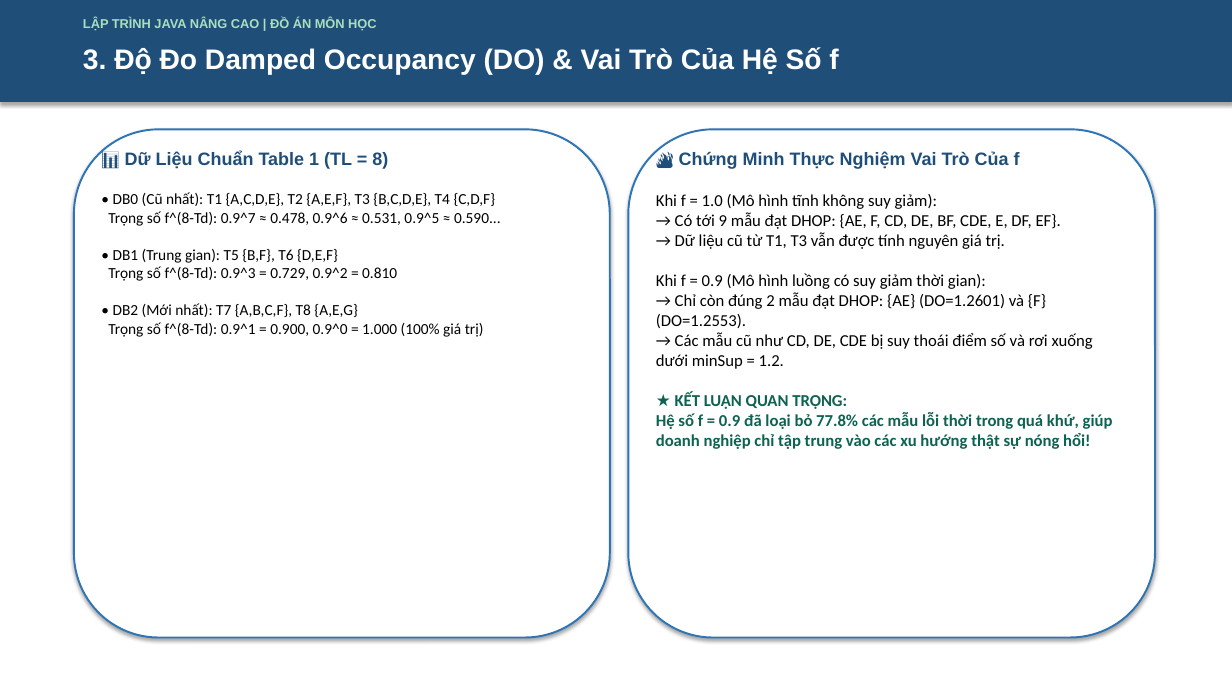
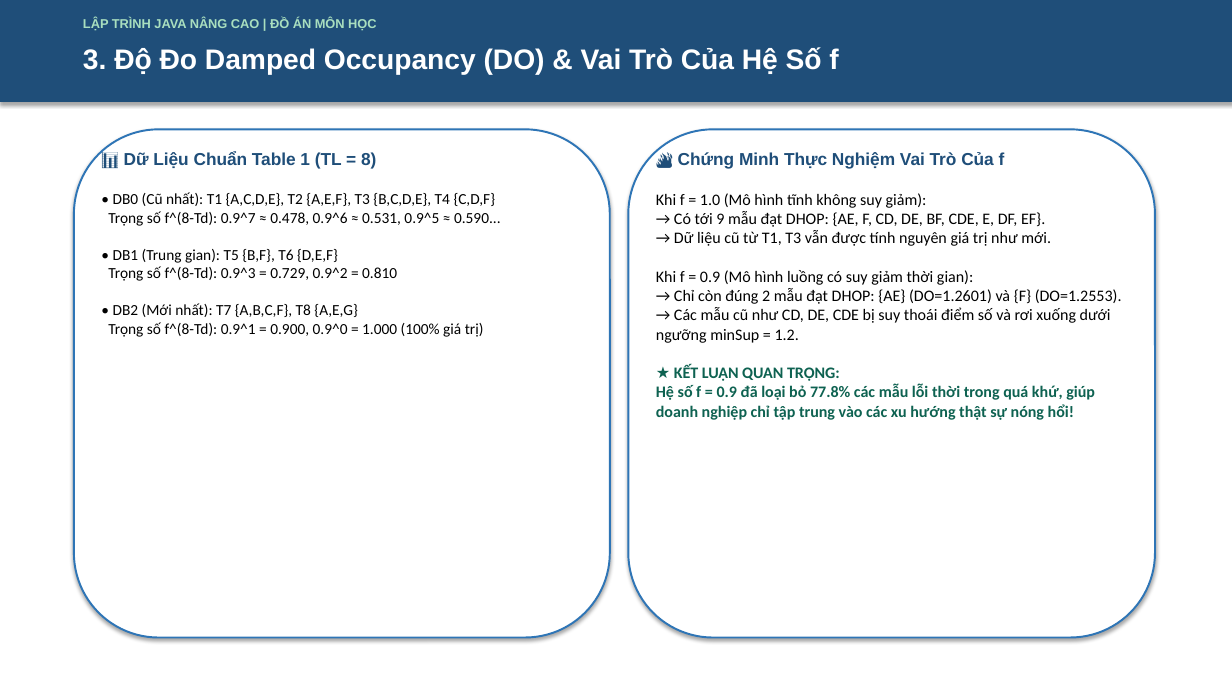
Before and after one commit to 2312741-sudo/javanc, a slide deck: slide 4 of docs/ThuyetTrinh_DeTai_DHOPM_2312741_NguyenThanhTam.pptx. Drawn at 1232x693 pixels with LibreOffice and Linux fonts; fonts in the diff are those of the drawing. Boxes give left, top, right and bottom in pixels: in the first picture for what was removed or moved away, otherwise in the second. Text is boxed around its words. In the diff, an @@ line names an element or a change of style, - is before the commit and + after.

```diff
--- a/docs/ThuyetTrinh_DeTai_DHOPM_2312741_NguyenThanhTam.pptx
+++ b/docs/ThuyetTrinh_DeTai_DHOPM_2312741_NguyenThanhTam.pptx
@@ text "📊 Dữ Liệu Chuẩn Table ..." at <box>124,151,376,168</box>: size 14 to 13.5 pt @@
@@ text "🔥 Chứng Minh Thực Nghiệm ..." at <box>678,152,1005,168</box>: size 14 to 13.5 pt @@
@@ text at <box>656,193,1122,343</box>: text changed; size 13 to 12.5 pt @@
-Khi f = 1.0 (Mô hình tĩnh không suy giảm):
-→ Có tới 9 mẫu đạt DHOP: {AE, F, CD, DE, BF, CDE, E, DF, EF}.
-→ Dữ liệu cũ từ T1, T3 vẫn được tính nguyên giá trị.
-Khi f = 0.9 (Mô hình luồng có suy giảm thời gian):
-→ Chỉ còn đúng 2 mẫu đạt DHOP: {AE} (DO=1.2601) và {F} (DO=1.2553).
-→ Các mẫu cũ như CD, DE, CDE bị suy thoái điểm số và rơi xuống dưới minSup = 1.2.
+Khi f = 1.0 (Mô hình tĩnh không suy giảm):
+→ Có tới 9 mẫu đạt DHOP: {AE, F, CD, DE, BF, CDE, E, DF, EF}.
+→ Dữ liệu cũ từ T1, T3 vẫn được tính nguyên giá trị như mới.
+Khi f = 0.9 (Mô hình luồng có suy giảm thời gian):
+→ Chỉ còn đúng 2 mẫu đạt DHOP: {AE} (DO=1.2601) và {F} (DO=1.2553).
+→ Các mẫu cũ như CD, DE, CDE bị suy thoái điểm số và rơi xuống dưới ngưỡng minSup = 1.2.
@@ text at <box>656,365,1095,420</box>: size 13 to 12.5 pt in "★ KẾT LUẬN QUAN TRỌNG: Hệ số ..." @@
```
Also in this commit, not shown: 10 other slides changed, 2 slides added, 1 other file.
